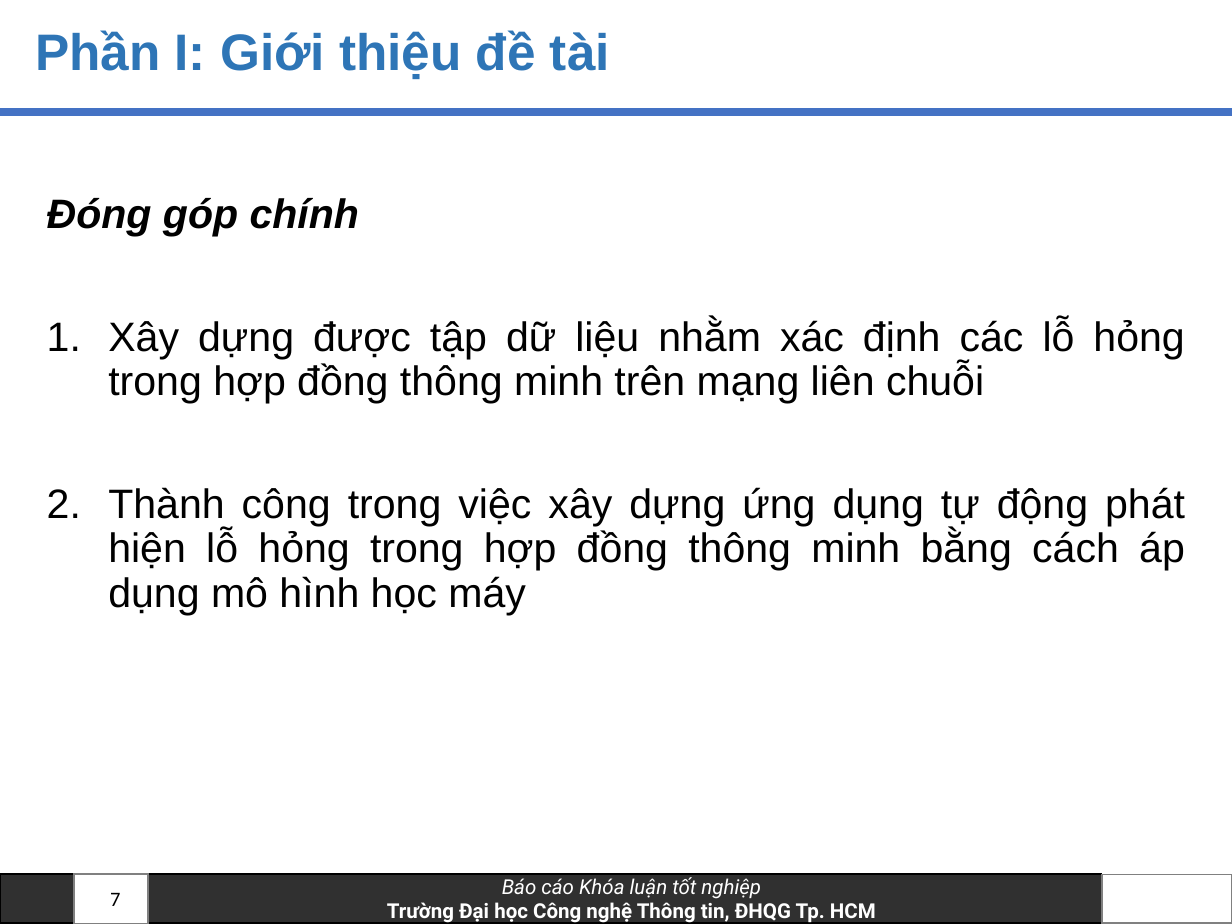
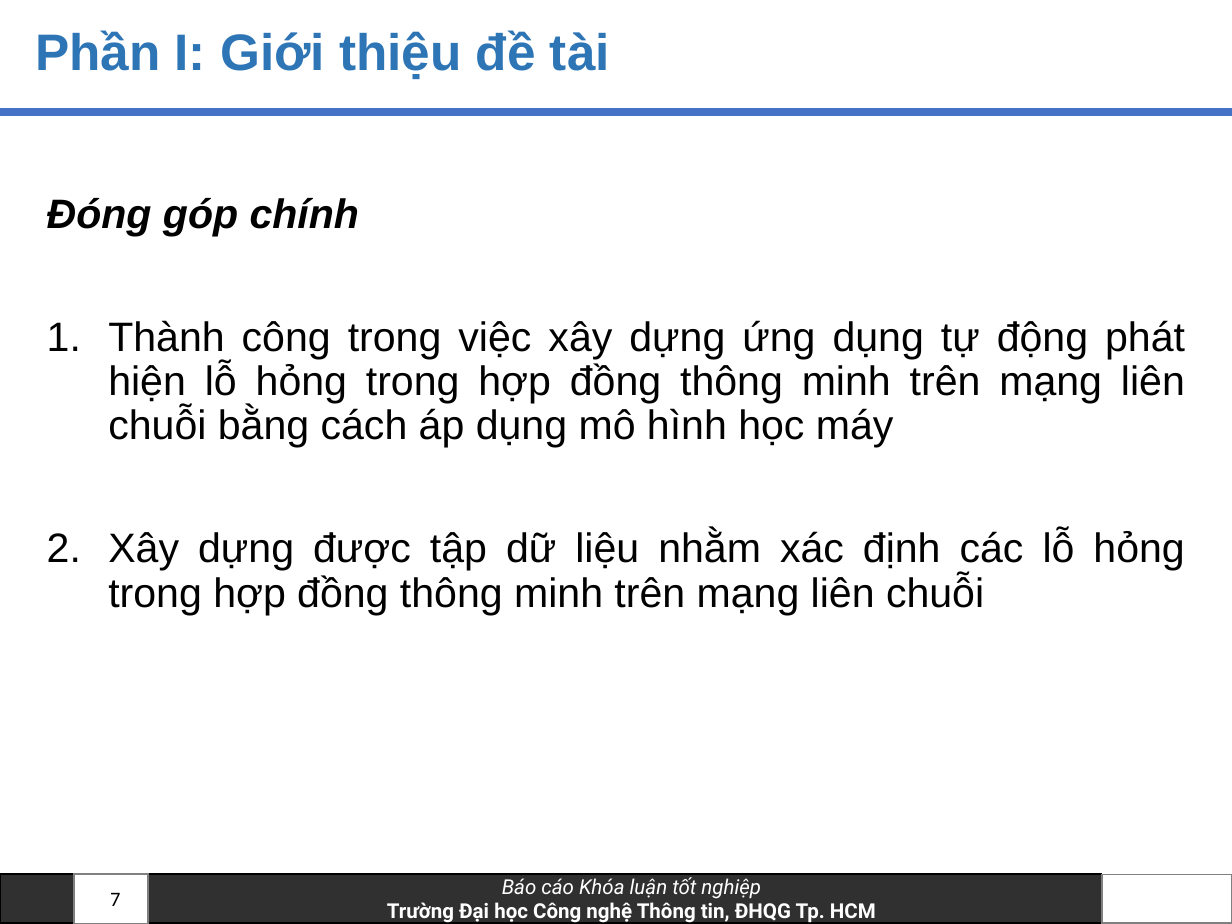
Before and after one commit to anhkiet1227/NT505_Thesis, a slide deck: slide 7 of Slide_20520605_VoAnhKiet.pptx. Drawn at 1232x924 pixels with LibreOffice and Linux fonts; fonts in the diff are those of the drawing; background and template pictures are left out. Boxes give left, top, right and bottom in pixels: in the first picture for what was removed or moved away, otherwise in the second. Text is boxed around its words. In the diff, an @@ line names an element or a change of style, - is before the commit and + after.

Commit message:
backup

```diff
--- a/Slide_20520605_VoAnhKiet.pptx
+++ b/Slide_20520605_VoAnhKiet.pptx
@@ text at <box>108,320,1185,448</box>: paragraph added @@
+1. Thành công trong việc xây dựng ứng dụng tự động phát hiện lỗ hỏng trong hợp đồng thông minh trên mạng liên chuỗi bằng cách áp dụng mô hình học máy
@@ text at <box>108,487,1185,615</box>: paragraph removed @@
-2. Thành công trong việc xây dựng ứng dụng tự động phát hiện lỗ hỏng trong hợp đồng thông minh bằng cách áp dụng mô hình học máy
```
